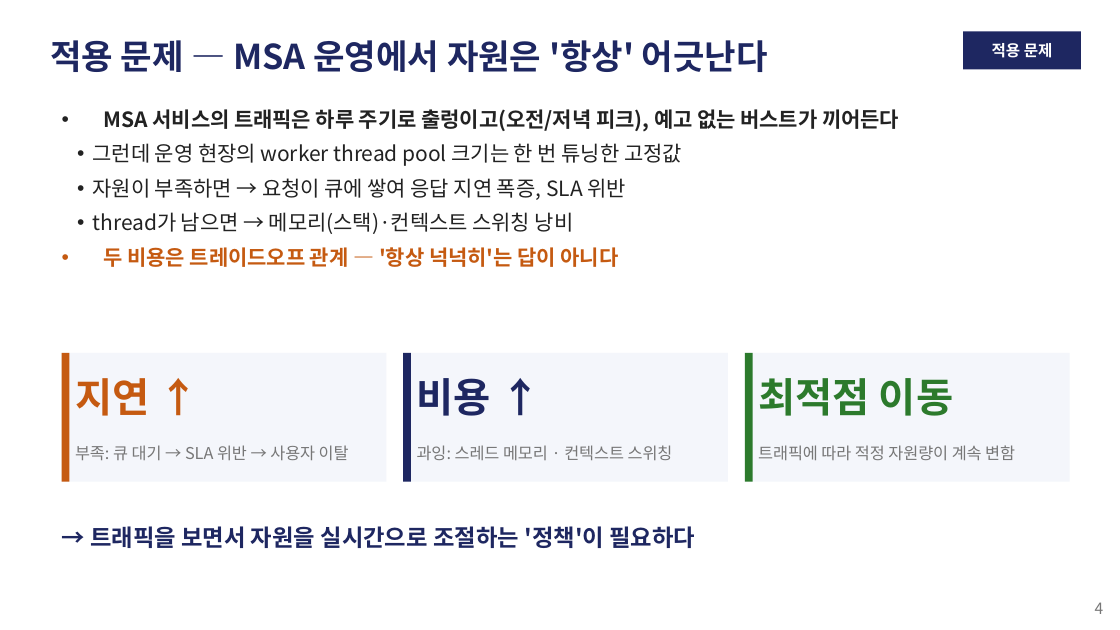
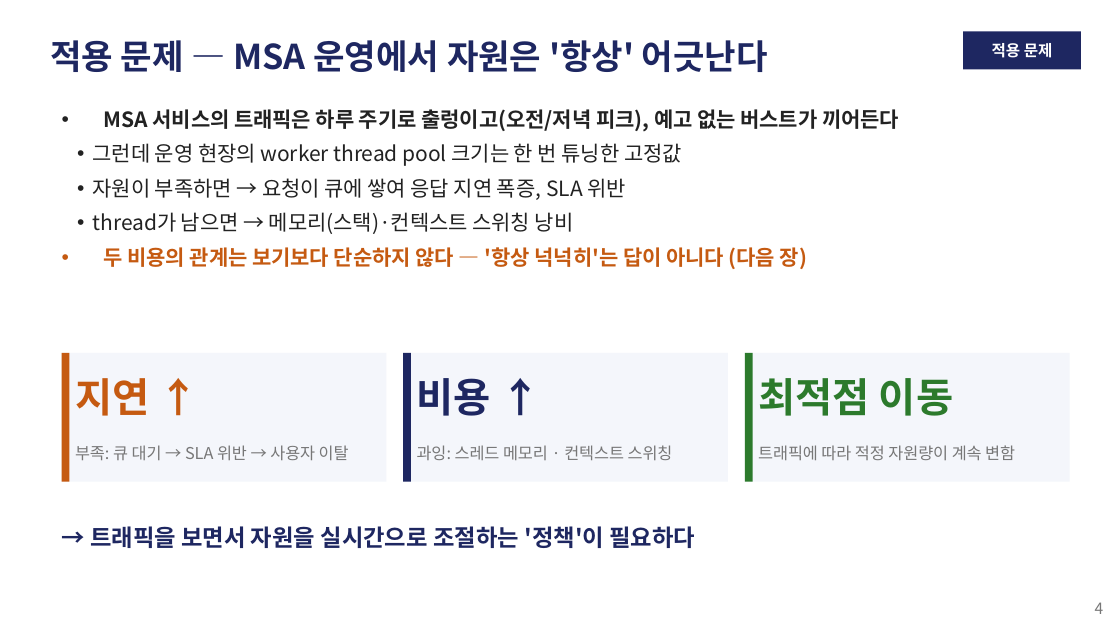
Before and after one commit to zzangdol1029/reinforce, a slide deck: slide 4 of autoscaling-rl/autoscaling_rl_발표.pptx. Drawn at 1120x630 pixels with LibreOffice and Linux fonts; fonts in the diff are those of the drawing. Boxes give left, top, right and bottom in pixels: in the first picture for what was removed or moved away, otherwise in the second. Text is boxed around its words. In the diff, an @@ line names an element or a change of style, - is before the commit and + after.

```diff
--- a/autoscaling-rl/autoscaling_rl_발표.pptx
+++ b/autoscaling-rl/autoscaling_rl_발표.pptx
@@ text at [104,247,807,269]: text changed @@
-• 두 비용은 트레이드오프 관계 — '항상 넉넉히'는 답이 아니다
+• 두 비용의 관계는 보기보다 단순하지 않다 — '항상 넉넉히'는 답이 아니다 (다음 장)
```
Also in this commit, not shown: 25 other slides changed, 1 slide added, 4 other files.
